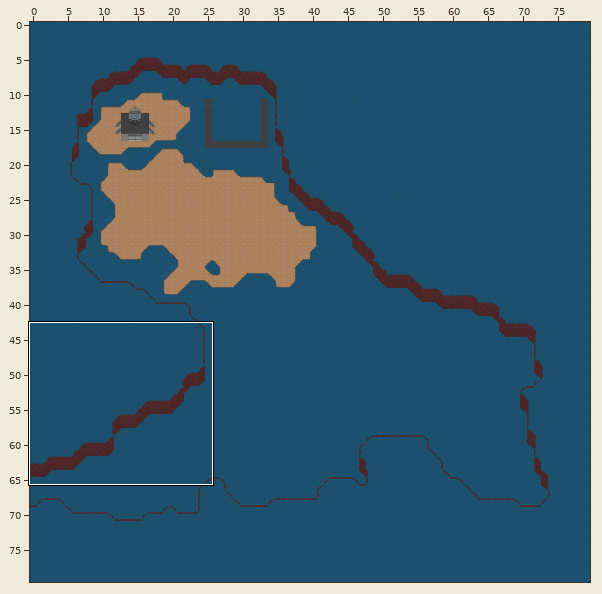
Two states of a Tiled map, CrescentTerminal/Assets/Maps/World.tmx. The first picture is a wide view before the edit; the outline marks the close-up.
Close-up. Before:
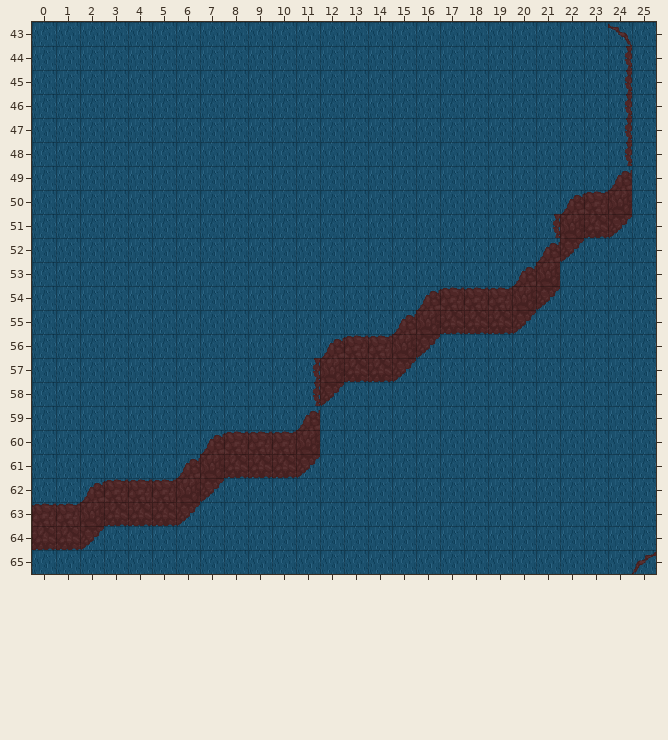
Cells are 32x32 px. Shown: x 0..25, y 43..65. The commit also changed other parts of the map, which this record leaves out.
Now the later version:
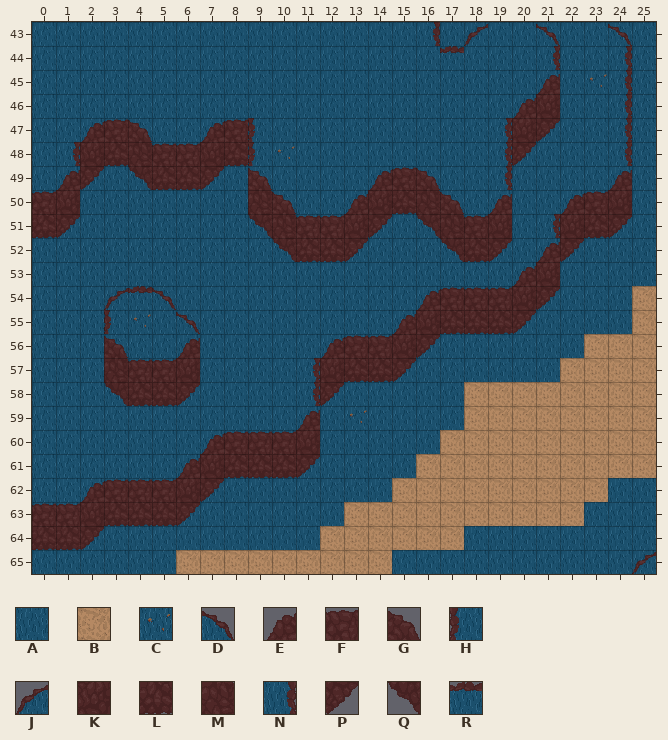
Key: from "Base": A 0, B 52, C 90, D 198, E 201, F 202, G 203, H 204, J 208, K 211, L 212, M 213, N 214, P 221, Q 223, R 224.
_ is an empty cell.
Change:
Layer "Background":
y 45: x 23 A -> C
y 48: x 10 A -> C
y 54: x 25 A -> B
y 55: x 4 A -> C; x 25 A -> B
y 56: x 23..25 AAA -> BBB
y 57: x 22..25 AAAA -> BBBB
y 58: x 18..25 AAAAAAAA -> BBBBBBBB
y 59: x 13 A -> C; x 18..25 AAAAAAAA -> BBBBBBBB
y 60: x 17..25 AAAAAAAAA -> BBBBBBBBB
y 61: x 16..25 AAAAAAAAAA -> BBBBBBBBBB
y 62: x 15..23 AAAAAAAAA -> BBBBBBBBB
y 63: x 13..22 AAAAAAAAAA -> BBBBBBBBBB
y 64: x 12..17 AAAAAA -> BBBBBB
y 65: x 6..14 AAAAAAAAA -> BBBBBBBBB
Layer "Obstacles":
y 43: x 16 _ -> N; x 18 _ -> J; x 21 _ -> D
y 44: x 17 _ -> R; x 21 _ -> N
y 45: x 21 _ -> E
y 46: x 20..21 __ -> EK
y 47: x 2..4 ___ -> EFG; x 7..9 ___ -> EFH; x 19..21 ___ -> NKP
y 48: x 1..9 _________ -> NKLMFFKLH; x 19..20 __ -> NP
y 49: x 1..2 __ -> EP; x 4..7 ____ -> QLLP; x 9 _ -> G; x 14..16 ___ -> EFG; x 19 _ -> N
y 50: x 0..1 __ -> FK; x 9..10 __ -> MG; x 13..17 _____ -> EKLMG; x 19 _ -> E
y 51: x 0..1 __ -> LP; x 9..14 ______ -> QMFFKP; x 16..19 ____ -> QMFK
y 52: x 10..13 ____ -> QLLP; x 17..19 ___ -> QLP
y 54: x 3..5 ___ -> JRD
y 55: x 3 _ -> H; x 6 _ -> D
y 56: x 3 _ -> G; x 6 _ -> E
y 57: x 3..6 ____ -> MFFK
y 58: x 3..6 ____ -> QLLP
